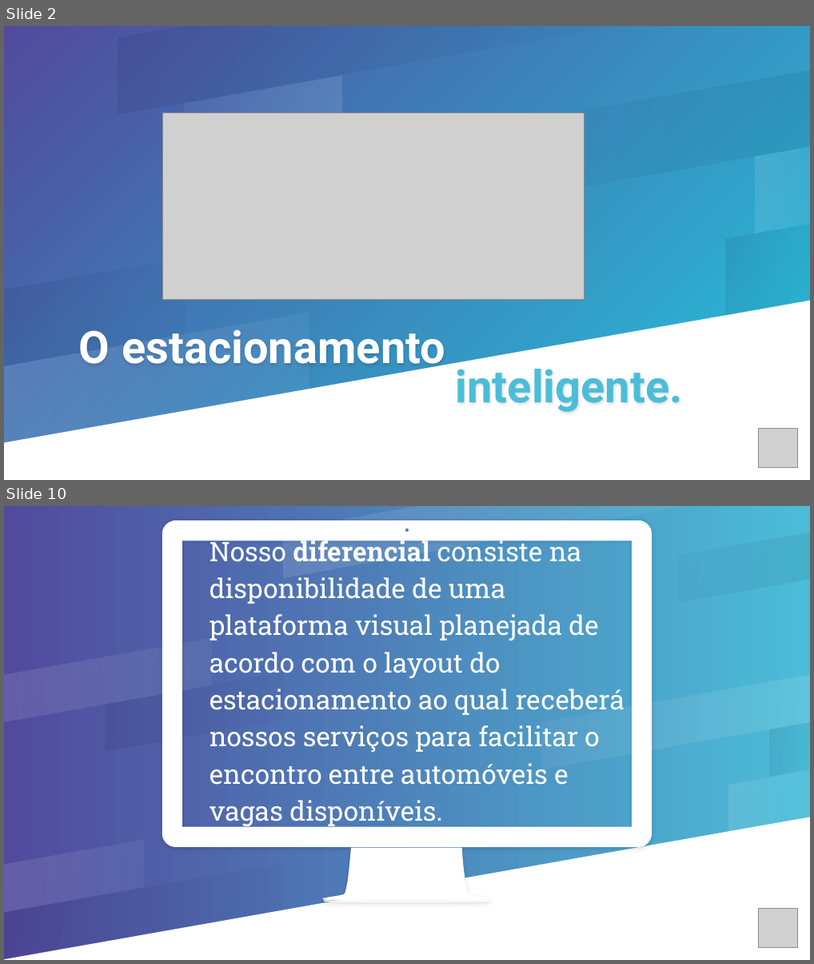
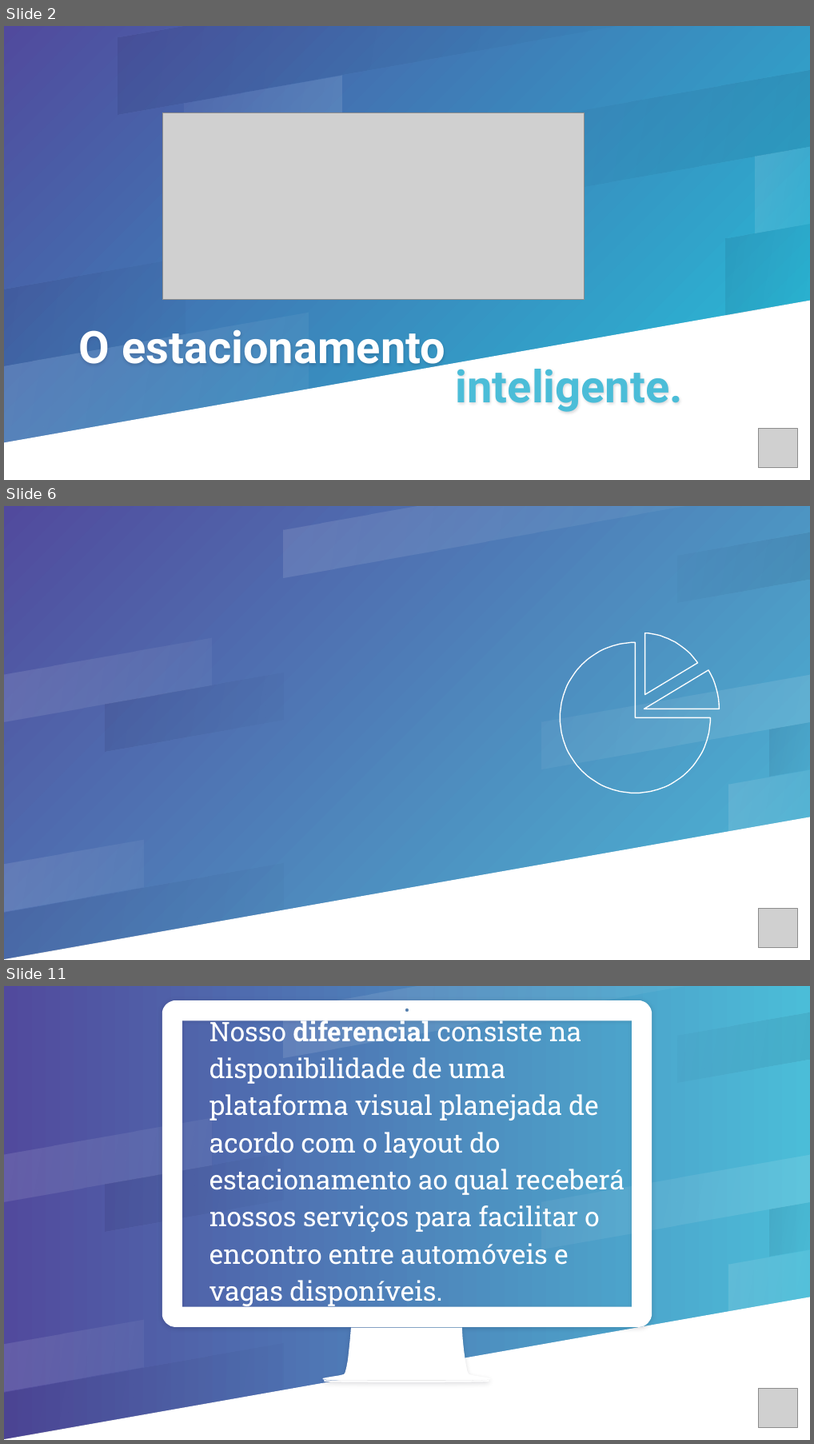
Before and after one commit to pedromendesbandtec/smart-park, a slide deck: Apresentação TechParking.pptx. Shown one above the other, each under a label of ours: slides 2 and 10 before the commit, slides 2, 6 and 11 after it; the slides between them are not shown. The pictures are 814x964 and 814x1444 pixels, drawn with LibreOffice and Linux fonts; fonts in the diff are those of the drawing; grey boxes stand for pictures. Boxes give left, top, right and bottom in pixels: in the first picture for what was removed or moved away, otherwise in the second. Text is boxed around its words. In the diff, an @@ line names an element or a change of style, - is before the commit and + after.

```diff
--- a/Apresentação TechParking.pptx
+++ b/Apresentação TechParking.pptx
@@ slide 6 added at (x1=4, y1=506, x2=810, y2=960), background gradient #514A9D to #4BBDD8; not listed: 10 template elements that a slide beside it also shows @@
@@ freeform shape added at (x1=561, y1=642, x2=711, y2=793), outline #FFFFFF 0.96 pt @@
@@ freeform shape added at (x1=645, y1=632, x2=698, y2=694), fill #00CC99, outline #FFFFFF 0.96 pt @@
@@ freeform shape added at (x1=644, y1=670, x2=719, y2=708), outline #FFFFFF 0.96 pt @@
@@ picture added at (x1=758, y1=908, x2=798, y2=948) @@
@@ what was slide 10 is now slide 11 @@
```
Also in this commit, not shown: 8 slides changed, 2 other slides added.
